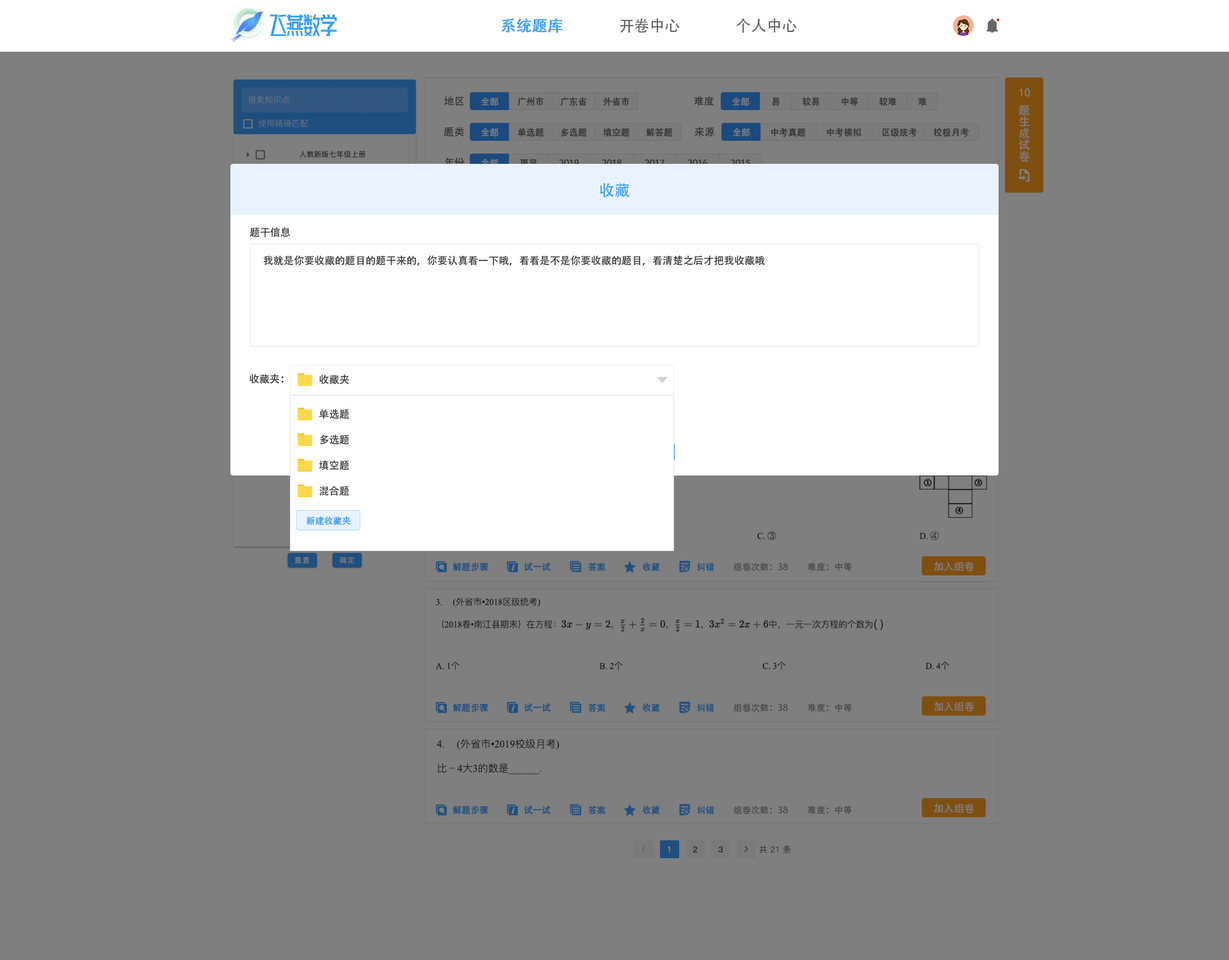
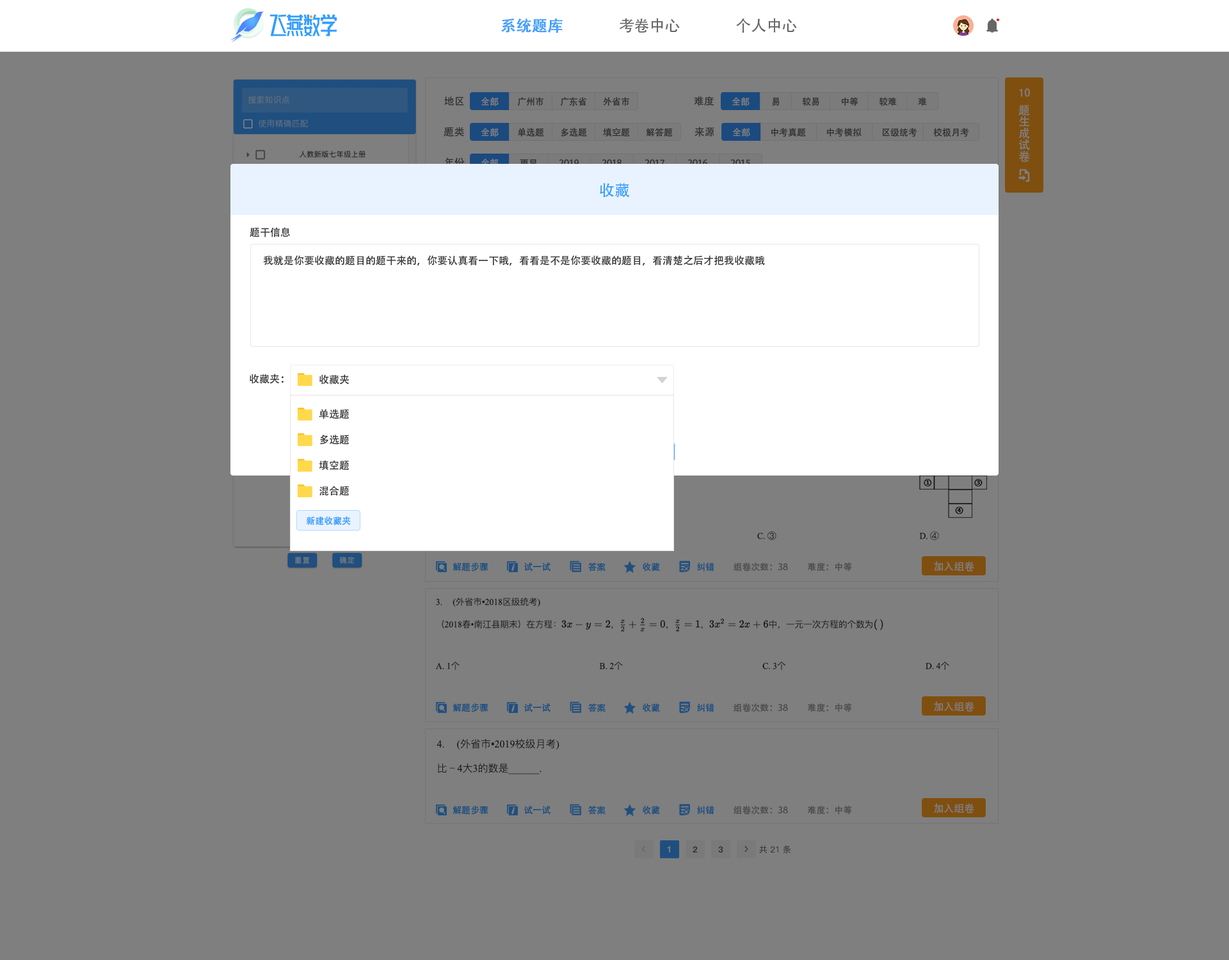
Comparing the layer stacks of the two 1229×960 images. Changes:
renamed "开卷中心" to "考卷中心", painted on it over [618,17,634,33]
